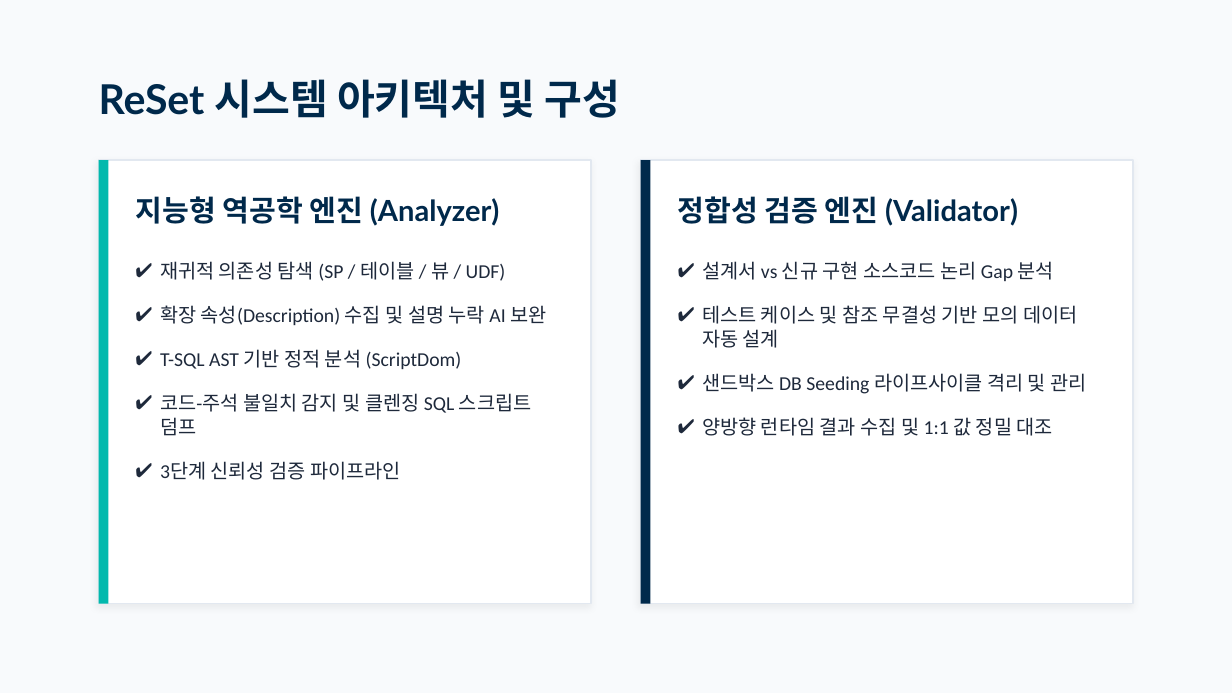
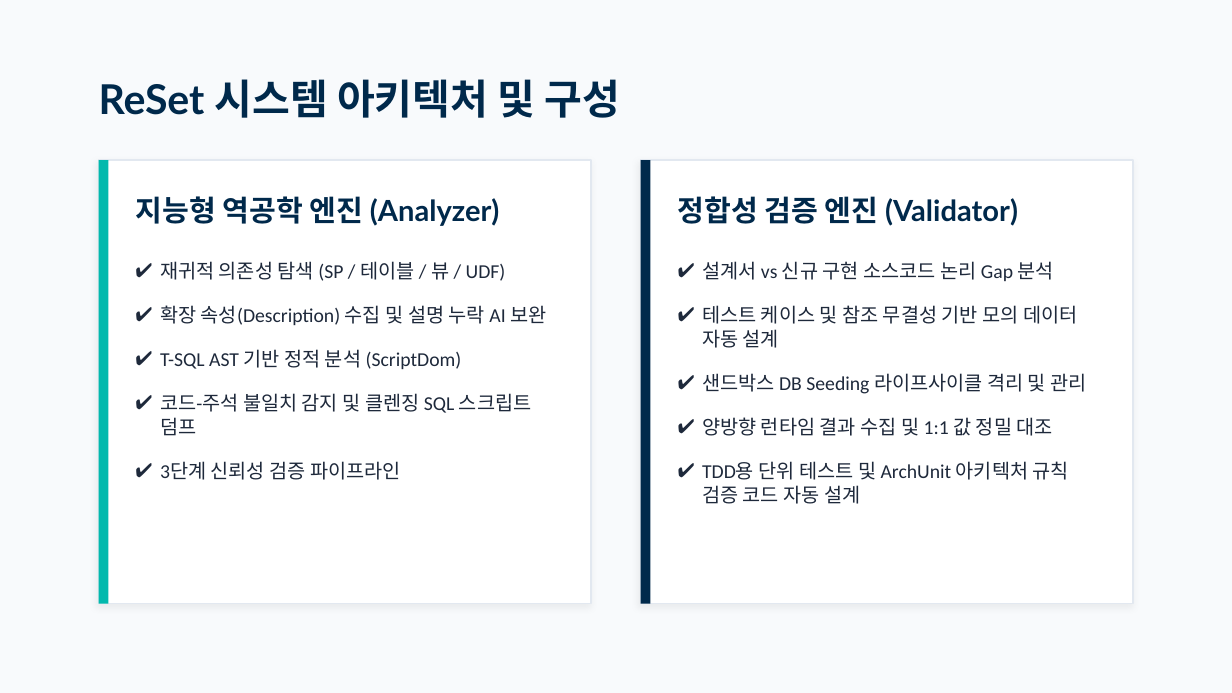
Before and after one commit to moondae815/ReSet, a slide deck: slide 3 of docs/ReSet_Presentation.pptx. Drawn at 1232x693 pixels with LibreOffice and Linux fonts; fonts in the diff are those of the drawing. Boxes give left, top, right and bottom in pixels: in the first picture for what was removed or moved away, otherwise in the second. Text is boxed around its words. In the diff, an @@ line names an element or a change of style, - is before the commit and + after.

```diff
--- a/docs/ReSet_Presentation.pptx
+++ b/docs/ReSet_Presentation.pptx
@@ text at box(702, 461, 1069, 504): paragraph added @@
+✔ TDD용 단위 테스트 및 ArchUnit 아키텍처 규칙 검증 코드 자동 설계
```
Also in this commit, not shown: 1 other slide changed.
